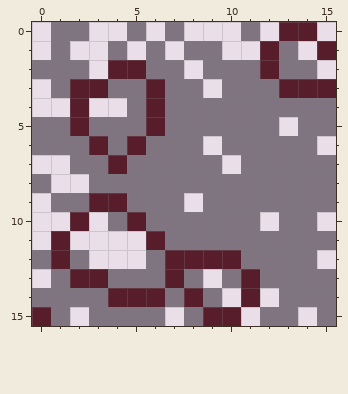
Pixel-art sprite: images/piso ci6.png. That is the earlier state.
The file is 16x16 pixels.
The result:
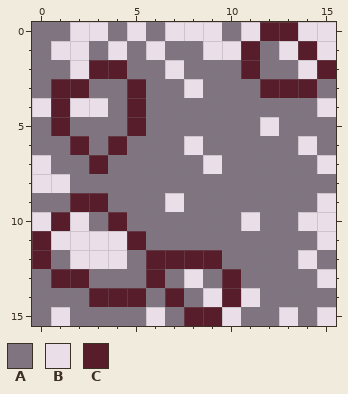
Palette (. is transparent): A #7f747f  B #eadee9  C #581d2b
Edits made:
y 0: x 0 B -> A; x 2 A -> B; x 4..7 BABA -> ABAB; x 10..12 BAB -> ABC; x 14 C -> B
y 1: x 0..1 BA -> AB; x 3..7 BABAB -> ABABA; x 9 A -> B; x 11..15 BCABC -> CABCB
y 2: x 2..3 AB -> BC; x 5 C -> A; x 7..8 AB -> BA; x 11..12 AC -> CA; x 14..15 AB -> BC
y 3: x 0..1 BA -> AC; x 3 C -> A; x 5..6 AC -> CA; x 8..9 AB -> BA; x 12 A -> C; x 15 C -> A
y 4: x 1..2 BC -> CB; x 4..6 BAC -> ACA; x 15 A -> B
y 5: x 1..2 AC -> CA; x 5..6 AC -> CA; x 12..13 AB -> BA
y 6: x 2..5 ACAC -> CACA; x 8..9 AB -> BA; x 14..15 AB -> BA
y 7: x 1 B -> A; x 3..4 AC -> CA; x 9..10 AB -> BA; x 15 A -> B
y 8: x 0 A -> B; x 2 B -> A
y 9: x 0 B -> A; x 2 A -> C; x 4 C -> A; x 7..8 AB -> BA; x 15 A -> B
y 10: x 1..5 BCBAC -> CBACA; x 11..12 AB -> BA; x 14 A -> B
y 11: x 0..1 BC -> CB; x 5..6 BC -> CA; x 15 A -> B
y 12: x 0..2 ACA -> CAB; x 5..6 BA -> AC; x 10 C -> A; x 14..15 AB -> BA
y 13: x 0..1 BA -> AC; x 3 C -> A; x 6..11 ACABAC -> CABACA; x 15 A -> B
y 14: x 3 A -> C; x 6..12 CACABCB -> ACABCBA
y 15: x 0..2 CAB -> ABA; x 6..8 ABA -> BAC; x 10..11 CB -> BA; x 13..15 ABA -> BAB
Boxes around the changes in both pictures, in picture pixels (x1, y1, x2, y2):
changed: (32, 22, 336, 326)
